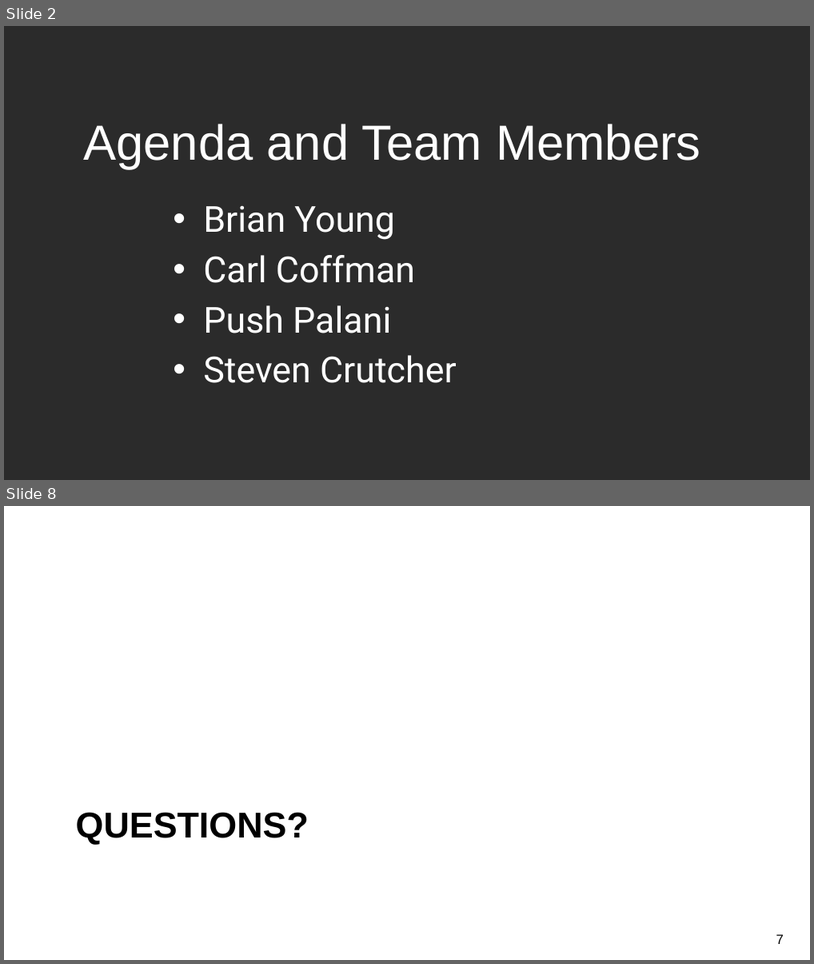
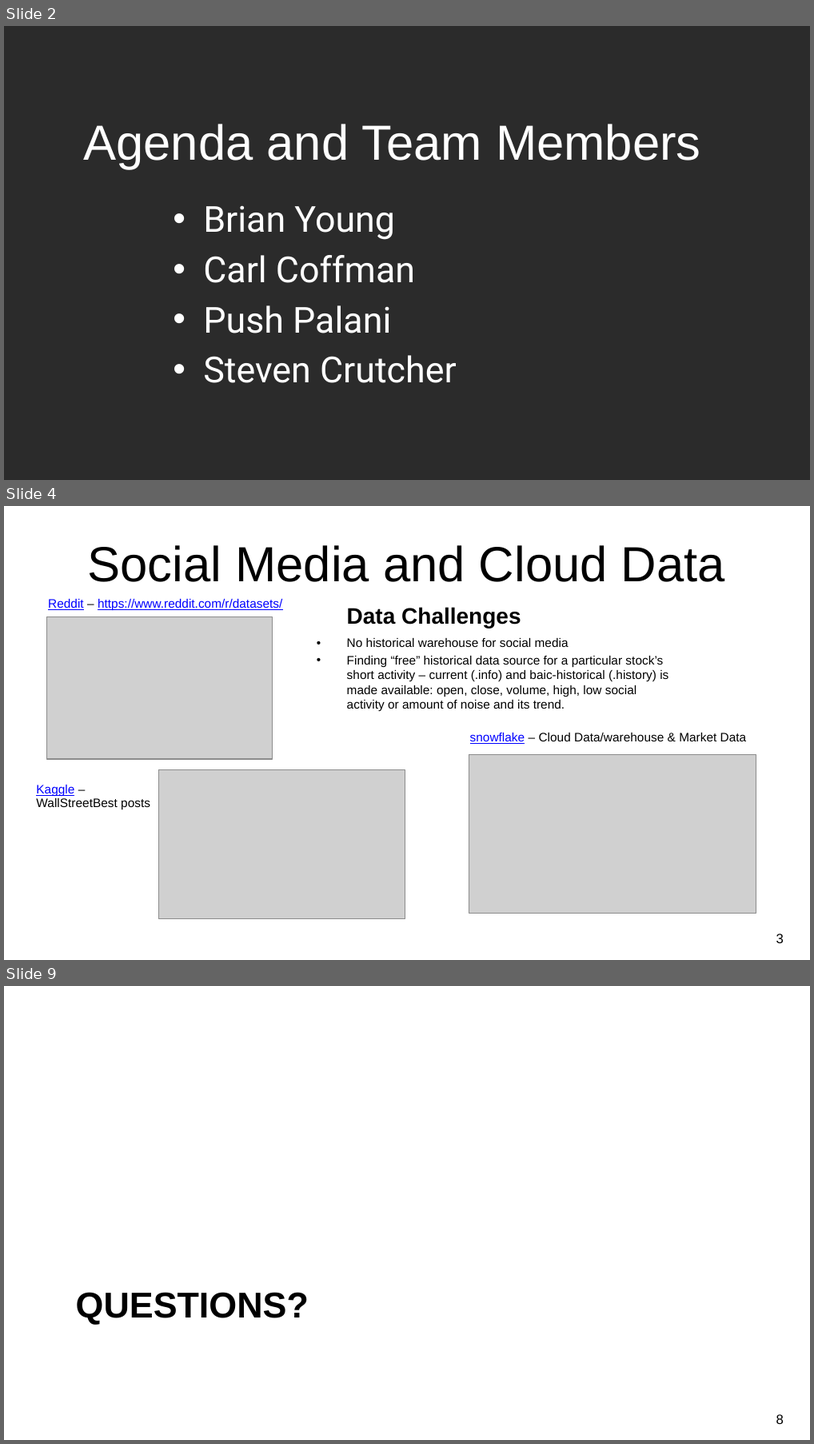
Before and after one commit to CCC-GH/FinalProject-Stock, a slide deck: draft0_NU-FinalProject_Stocks.pptx. Shown one above the other, each under a label of ours: slides 2 and 8 before the commit, slides 2, 4 and 9 after it; the slides between them are not shown. The pictures are 814x964 and 814x1444 pixels, drawn with LibreOffice and Linux fonts; fonts in the diff are those of the drawing; grey boxes stand for pictures; background and template pictures are left out; a plain dark background stands for a picture behind light text. Boxes give left, top, right and bottom in pixels: in the first picture for what was removed or moved away, otherwise in the second. Text is boxed around its words. In the diff, an @@ line names an element or a change of style, - is before the commit and + after.

```diff
--- a/draft0_NU-FinalProject_Stocks.pptx
+++ b/draft0_NU-FinalProject_Stocks.pptx
@@ slide 4 added at [4,506,810,960], background picture (left out) @@
@@ title added at [88,545,726,582], 44 pt, text #000000 @@
+Social Media and Cloud Data
@@ text added at [48,599,282,611], 11 pt, text #0000FF, underline @@
+Reddit – https://www.reddit.com/r/datasets/
@@ picture added at [46,616,272,760] @@
@@ text added at [347,607,521,628], 20 pt, text #000000, bold @@
+Data Challenges
@@ text added at [347,638,669,712], 11 pt, text #000000 @@
+• No historical warehouse for social media
+• Finding “free” historical data source for a particular stock’s short activity – current (.info) and baic-historical (.history) is made available: open, close, volume, high, low social activity or amount of noise and its trend.
@@ text added at [470,732,747,744], 11 pt, text #000000 @@
+snowflake – Cloud Data/warehouse & Market Data
@@ picture added at [470,754,756,913] @@
@@ text added at [36,784,150,809], 11 pt, text #000000 @@
+Kaggle – WallStreetBest posts
@@ picture added at [159,770,406,918] @@
@@ page number added at [777,933,784,943], 12 pt, text #000000 @@
+3
@@ what was slide 8 is now slide 9 @@
@@ page number at [777,1414,784,1424]: text changed @@
-7
+8
```
Also in this commit, not shown: 3 slides changed, 2 other slides added, 2 slides removed, 17 other files.
